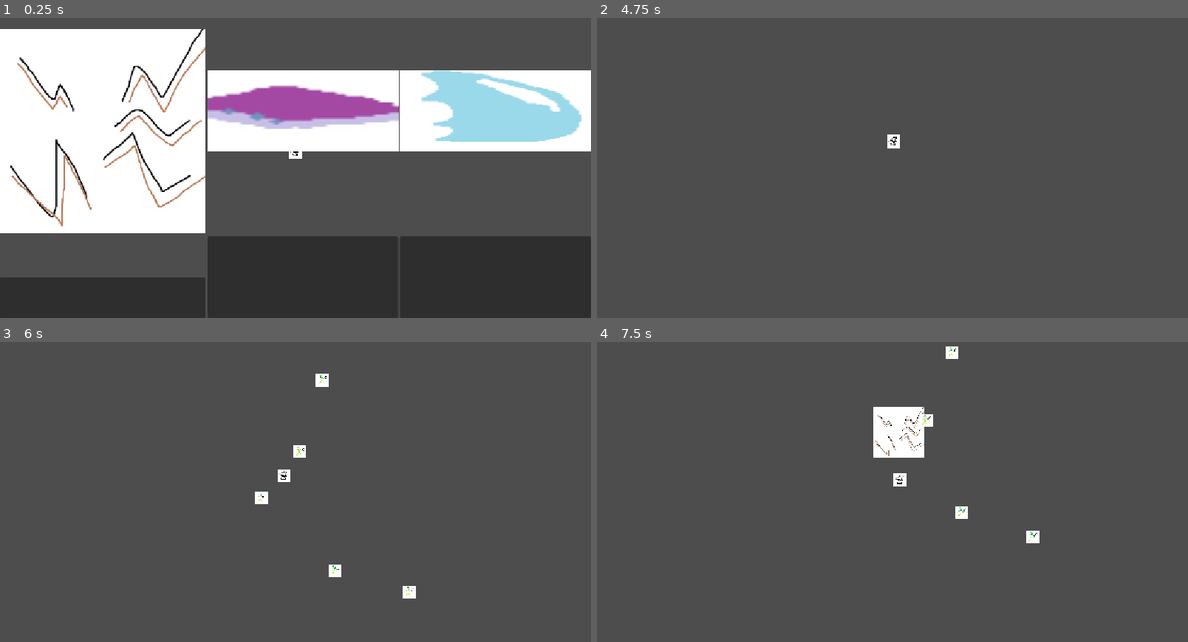
Above: before the commit, frames 1-4 (two rows, left to right).
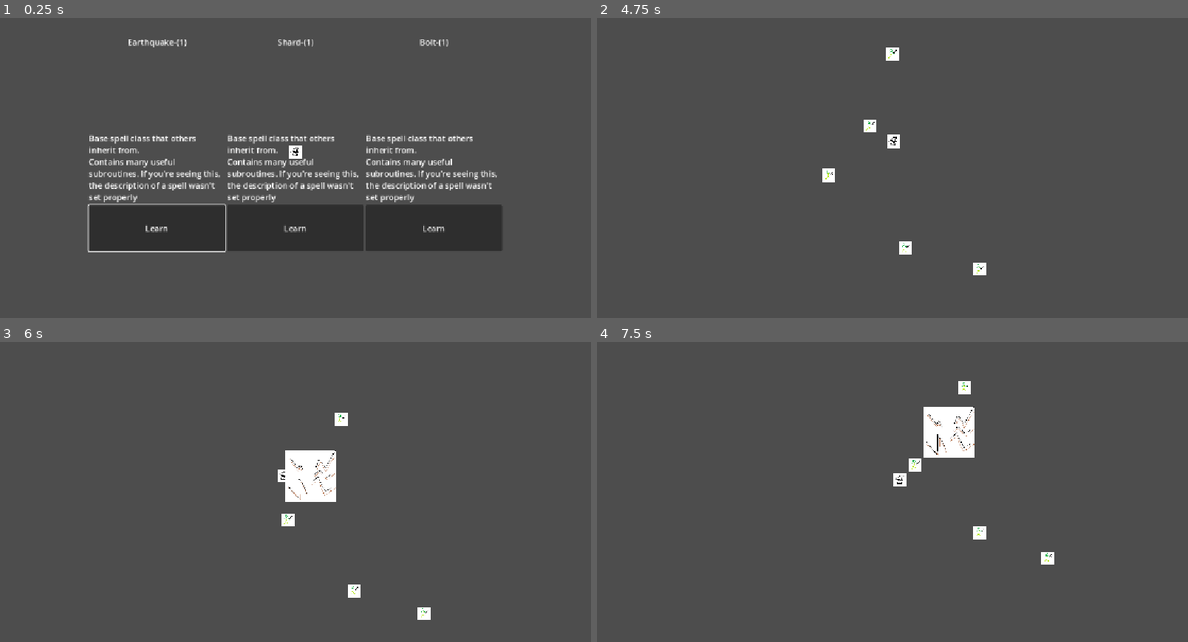
Above: after the commit, the same moments.

Repository: flowerFawn/XP-Based-Leveling
Game: Godot game, scene res://scenes/world.tscn
Two runs of this game, one before a commit and one after it. Both use one fixed random seed, a clock stepped at 60 frames per second and the inputs below. The engine's default icon, where the game draws it, is replaced by a stand-in: a white triangle on a blue panel in a dark square.
Inputs (mouse positions are in pixels of both pictures, inside the frame that each line leads up to):
- Up to frame 1 (0.25 s): no input
- Up to frame 2 (4.75 s): click (756, 228) at 0.5 s, where only the run after the commit has a clickable "Learn"; click (697, 297) at 1.27 s; tap Enter at 2 s; hold D (player_right) 2.03-2.78 s; hold S (player_down) 2.78-3.53 s; hold D (player_right) 3.53-4.28 s; hold W (player_up) from 4.28 s (still down)
- Up to frame 3 (6 s): release W (player_up) at 5.03 s; hold A (player_left) from 5.03 s (still down)
- Up to frame 4 (7.5 s): release A (player_left) at 6.53 s; hold S (player_down) 6.53-7.28 s; hold D (player_right) from 7.28 s (still down)

The runs differ from the first frame. In frame 1, 69% of the frame differs, in the area x 0-100%, y 3-100%; in frame 2, 0.5%; in frame 3, 2.2%; in frame 4, 3.5%.

Commit message:
improvements for gaining spells due to experience
still needs some visual work, but doesn't crash and works with spell levelling

Diff:
--- a/project.godot
+++ b/project.godot
@@ -31,6 +31,14 @@
 
 [input]
 
+ui_accept={
+"deadzone": 0.5,
+"events": [Object(InputEventKey,"resource_local_to_scene":false,"resource_name":"","device":0,"window_id":0,"alt_pressed":false,"shift_pressed":false,"ctrl_pressed":false,"meta_pressed":false,"pressed":false,"keycode":4194309,"physical_keycode":0,"key_label":0,"unicode":0,"location":0,"echo":false,"script":null)
+, Object(InputEventKey,"resource_local_to_scene":false,"resource_name":"","device":0,"window_id":0,"alt_pressed":false,"shift_pressed":false,"ctrl_pressed":false,"meta_pressed":false,"pressed":false,"keycode":4194310,"physical_keycode":0,"key_label":0,"unicode":0,"location":0,"echo":false,"script":null)
+, Object(InputEventKey,"resource_local_to_scene":false,"resource_name":"","device":0,"window_id":0,"alt_pressed":false,"shift_pressed":false,"ctrl_pressed":false,"meta_pressed":false,"pressed":false,"keycode":32,"physical_keycode":0,"key_label":0,"unicode":32,"location":0,"echo":false,"script":null)
+, Object(InputEventJoypadButton,"resource_local_to_scene":false,"resource_name":"","device":-1,"button_index":0,"pressure":0.0,"pressed":true,"script":null)
+]
+}
 player_up={
 "deadzone": 0.2,
 "events": [Object(InputEventKey,"resource_local_to_scene":false,"resource_name":"","device":-1,"window_id":0,"alt_press …(192 unchanged characters)…
--- /dev/null
+++ b/resources/enemy types/loot_goblin.tres
@@ -0,0 +1,18 @@
+[gd_resource type="Resource" script_class="EnemyType" load_steps=5 format=3 uid="uid://dqunbnln7x2n0"]
+
+[ext_resource type="Resource" uid="uid://bdqlvr5dgs8j3" path="res://resources/movement types/reverse_enemy_movement.tres" id="1_4ejvi"]
+[ext_resource type="Script" uid="uid://58cfsa1tna1q" path="res://scripts/resources/base resources/enemy_type.gd" id="1_6kc8s"]
+[ext_resource type="Texture2D" uid="uid://dc1k28qljxgix" path="res://icon.svg" id="3_vs4ks"]
+
+[sub_resource type="CircleShape2D" id="CircleShape2D_r0plg"]
+radius = 50.0
+
+[resource]
+script = ExtResource("1_6kc8s")
+movement_type = ExtResource("1_4ejvi")
+speed = 200.0
+xp_reward = 20.0
+base_health = 100.0
+collision = SubResource("CircleShape2D_r0plg")
+sprite = ExtResource("3_vs4ks")
+metadata/_custom_type_script = "uid://58cfsa1tna1q"
--- a/resources/spell/bolt_1.tres
+++ b/resources/spell/bolt_1.tres
@@ -9,7 +9,7 @@
 
 [resource]
 script = ExtResource("1_tpysc")
-spell_id = &"bolt"
+spell_id = "Bolt"
 next_upgrade = ExtResource("1_w25f6")
 cooldown = 0.3
 damage = 6.0
--- a/resources/spell/bolt_2.tres
+++ b/resources/spell/bolt_2.tres
@@ -9,7 +9,8 @@
 [resource]
 script = ExtResource("1_y6wjd")
 level = 2
-spell_id = &"bolt"
+spell_id = "Bolt"
+level_description = "Gain Speed"
 cooldown = 0.25
 damage = 7.0
 projectile_speed = 45.0
--- a/resources/spell/earthquake_1.tres
+++ b/resources/spell/earthquake_1.tres
@@ -10,7 +10,7 @@
 [resource]
 script = ExtResource("1_n651w")
 level = 1
-spell_id = &"earthquake"
+spell_id = "Earthquake"
 next_upgrade = ExtResource("1_bfrpe")
 cooldown = 5.0
 damage = 12.0
--- a/resources/spell/shard_1.tres
+++ b/resources/spell/shard_1.tres
@@ -8,7 +8,8 @@
 
 [resource]
 script = ExtResource("2_4q8fg")
-spell_id = &"shard"
+level = 1
+spell_id = "Shard"
 next_upgrade = ExtResource("1_ynue0")
 cooldown = 0.5
 damage = 1.0
--- a/resources/spell/shard_2.tres
+++ b/resources/spell/shard_2.tres
@@ -9,7 +9,7 @@
 [resource]
 script = ExtResource("1_qt6js")
 level = 2
-spell_id = &"shard"
+spell_id = "Shard"
 cooldown = 0.05
 damage = 5.0
 shape = SubResource("CircleShape2D_qt6js")
--- a/resources/spell/test_spell.tres
+++ b/resources/spell/test_spell.tres
@@ -1,8 +1,12 @@
-[gd_resource type="Resource" script_class="Spell" load_steps=2 format=3 uid="uid://cg8ak1255fvmy"]
+[gd_resource type="Resource" script_class="Spell" load_steps=3 format=3 uid="uid://cg8ak1255fvmy"]
 
 [ext_resource type="Script" uid="uid://c7qc8cmh1q51h" path="res://scripts/resources/base resources/spell.gd" id="1_vk4wj"]
 
+[sub_resource type="PlaceholderTexture2D" id="PlaceholderTexture2D_vk4wj"]
+size = Vector2(100, 100)
+
 [resource]
 script = ExtResource("1_vk4wj")
+icon = SubResource("PlaceholderTexture2D_vk4wj")
 cooldown = 1.0
 metadata/_custom_type_script = "uid://c7qc8cmh1q51h"
--- a/scenes/menu/spell_option_box.tscn
+++ b/scenes/menu/spell_option_box.tscn
@@ -12,18 +12,24 @@
 
 [node name="SpellName" type="Label" parent="."]
 layout_mode = 2
-size_flags_vertical = 7
+size_flags_horizontal = 4
+size_flags_vertical = 3
 
 [node name="SpellIcon" type="TextureRect" parent="."]
 layout_mode = 2
+size_flags_horizontal = 4
 size_flags_vertical = 7
+stretch_mode = 2
 
-[node name="SpellDesc" type="Label" parent="."]
+[node name="SpellDesc" type="RichTextLabel" parent="."]
 layout_mode = 2
-size_flags_vertical = 7
+size_flags_vertical = 3
+bbcode_enabled = true
+fit_content = true
 
 [node name="SpellButton" type="Button" parent="."]
 layout_mode = 2
 size_flags_vertical = 7
+text = "Learn"
 
 [connection signal="pressed" from="SpellButton" to="." method="_on_spell_button_pressed"]
--- a/scenes/menu/spell_option_menu.tscn
+++ b/scenes/menu/spell_option_menu.tscn
@@ -5,10 +5,11 @@
 [node name="CanvasLayer" type="CanvasLayer"]
 
 [node name="SpellOptionMenu" type="HBoxContainer" parent="."]
-visible = false
-anchors_preset = 15
-anchor_right = 1.0
-anchor_bottom = 1.0
+anchors_preset = -1
+anchor_left = 0.15
+anchor_top = 0.15
+anchor_right = 0.85
+anchor_bottom = 0.8
 grow_horizontal = 2
 grow_vertical = 2
 script = ExtResource("1_tpnae")
--- a/scripts/autoloads/spell_shop.gd
+++ b/scripts/autoloads/spell_shop.gd
@@ -1,5 +1,4 @@
 extends Node
-
 var spell_option_menu:SpellOptionMenu
 
 var spell_xp:float = 0:
@@ -13,18 +12,29 @@
 var current_spell_pool:Array[Spell] = [load("uid://7vmgb80p33sl"),
 load("uid://ciomfgvjduepp"), load("uid://dh4308dsgb1xc")]
 
-##Not used outside of testing
-func award_random_spell() -> void:
+#Not used outside of testing
+#func award_random_spell() -> void:
 	#for now just fully random what spell you get
-	if current_spell_pool.is_empty():
-		return
-	var new_spell:Spell = pop_random_spell()
-	GameInfo.player.add_spell(new_spell)
-	if new_spell.next_upgrade != null:
-		add_spell_to_pool(new_spell.next_upgrade)
+	#if current_spell_pool.is_empty():
+		#return
+	#var new_spell:Spell = pop_random_spell()
+	#GameInfo.player.add_spell(new_spell)
+	#if new_spell.next_upgrade != null:
+		#add_spell_to_pool(new_spell.next_upgrade)
 
-func get_random_spell() -> Spell:
-	var picked_spell_index:int = GameInfo.rnd.randi_range(0, len(current_spell_pool) - 1)
+###exclude_list should only ever include spells in the current spell pool. Hopefully. Unless you misuse it KRIS
+##I don't think kris is ever going to touch the codebase lmao. It will be April who causes these issues (me).
+##This is important because the detection for not having enough possible spells is based on length
+func get_random_spell(exclude_list:Array[Spell] = []) -> Spell:
+	if len(current_spell_pool) == 0 or len(exclude_list) >= len(current_spell_pool):
+		print("Out of spells!!!!!!")
+		return preload("uid://cg8ak1255fvmy")
+	var non_duplicate:bool = false
+	var picked_spell_index:int
+	while not non_duplicate:
+		picked_spell_index = GameInfo.rnd.randi_range(0, len(current_spell_pool) - 1)
+		if not exclude_list.has(current_spell_pool[picked_spell_index]):
+			non_duplicate = true
 	return current_spell_pool[picked_spell_index]
 
 func pop_random_spell() -> Spell:
@@ -47,4 +57,4 @@
 
 #currently always gives 3, maybe change the count?
 func award_spell_option() -> void:
-	spell_option_menu.show_spell_options([get_random_spell(), get_random_spell(), get_random_spell()])
+	spell_option_menu.show_random_spell_options()
--- a/scripts/game_controller.gd
+++ b/scripts/game_controller.gd
@@ -23,5 +23,6 @@
 		spawn_position = Vector2(GameInfo.rnd.randi_range(GameInfo.player_position.x - 1000, GameInfo.player_position.x + 1000),
 		GameInfo.rnd.randi_range(GameInfo.player_position.y - 1000, GameInfo.player_position.y + 1000))
 	var new_enemy:Enemy = Enemy.new_enemy(preload("uid://bg3osrk3a4ni5"))
+	#var new_enemy:Enemy = Enemy.new_enemy(preload("uid://dqunbnln7x2n0"))
 	GameInfo.enemy_holder.add_child(new_enemy)
 	new_enemy.global_position = spawn_position
--- a/scripts/resources/base resources/spell.gd
+++ b/scripts/resources/base resources/spell.gd
@@ -3,9 +3,15 @@
 ##The resource used for spells that are repeatedly cast as attacks. Contains the functions to cast the spell.
 ##These variables tend to be used differently by different spells, and not all fields will be used by all spells.
 @export_group("Technical")
-##The level of this spell, starting at 1. Important for removing the previous level of spell
-@export_range(1, 20) var level:int
-@export var spell_id:StringName
+##The level of this spell, starting at 1. Important for removing the previous level of spell, and menus
+@export_range(1, 20) var level:int  = 1
+##Name of the spell in text, shown in menus
+@export var spell_id:String
+##The second half of the description in menus, unique to each level. this is added to the end of the description
+##The part before this is the base description, set in the class itself
+@export var level_description:String
+##The Image used in
+@export var icon:Texture2D
 ##The spell that will be added to the spell pool when this spell is chosen. If left null there are no more upgrades to this spell
 @export var next_upgrade:Spell
 @export_group("Effects")
@@ -20,6 +26,9 @@
 @export var texture:Texture2D
 ##Scale that may be used with a purely visual effect
 @export var visual_scale:float = 1
+
+var base_description:String = "Base spell class that others inherit from.
+Contains many useful subroutines. If you're seeing this, the description of a spell wasn't set properly"
 
 func cast(player:Player, spell_handler:SpellHandler) -> void:
 	print("A")
--- a/scripts/resources/inherited resources/enemy movement types/e_movement_reverse.gd
+++ b/scripts/resources/inherited resources/enemy movement types/e_movement_reverse.gd
@@ -1,4 +1,8 @@
 extends EnemyMovementType
 class_name EnemyMovementReverse
 func get_enemy_direction(enemy_position:Vector2, player_position:Vector2) -> Vector2:
-		return -(enemy_position.direction_to(player_position))
+	var to_player:Vector2 = player_position - enemy_position
+	if to_player.x ** 2 + to_player.y ** 2 > 5000 ** 2:
+		return Vector2.ZERO
+	else:
+		return -(to_player.normalized())
--- a/scripts/spell_option_box.gd
+++ b/scripts/spell_option_box.gd
@@ -5,13 +5,18 @@
 
 @export var name_label:Label
 @export var icon:TextureRect
-@export var desc_label:Label
+@export var desc_label:RichTextLabel
 @export var button:Button
 var represents_spell:Spell
 
 func set_spell(spell:Spell):
 	represents_spell = spell
-	icon.texture = spell.texture
+	icon.texture = spell.icon
+	name_label.text = "%s-(%s)" % [spell.spell_id, str(spell.level)]
+	desc_label.text = spell.base_description + "\n" + spell.level_description
 
 func _on_spell_button_pressed() -> void:
 	emit_signal("spell_picked", represents_spell)
+
+func select_box() -> void:
+	button.grab_focus()
--- a/scripts/spell_option_menu.gd
+++ b/scripts/spell_option_menu.gd
@@ -2,15 +2,38 @@
 class_name SpellOptionMenu
 const SPELL_OPTION_BOX:PackedScene = preload("uid://cs5x04qv7e47i")
 
-func show_spell_options(spells:Array[Spell]) -> void:
+func _input(event: InputEvent) -> void:
+	pass
+
+##The different spells will be unique
+func show_random_spell_options(option_count:int = 3) -> void:
 	get_tree().paused = true
 	var new_spell_option_box:SpellOptionBox
 	visible = true
-	for spell:Spell in spells:
+	var spells_already_picked:Array[Spell]
+	var spell:Spell
+	for n in range(0, option_count):
+		spell = SpellShop.get_random_spell(spells_already_picked)
+		spells_already_picked.append(spell)
 		new_spell_option_box = SPELL_OPTION_BOX.instantiate()
 		new_spell_option_box.set_spell(spell)
 		new_spell_option_box.spell_picked.connect(spell_chosen)
 		add_child(new_spell_option_box)
+	var first_box:SpellOptionBox = get_child(0)
+	first_box.select_box()
+
+func show_set_spell_options(spells:Array[Spell]):
+	get_tree().paused = true
+	var new_spell_option_box:SpellOptionBox
+	visible = true
+	for spell in spells:
+		new_spell_option_box = SPELL_OPTION_BOX.instantiate()
+		new_spell_option_box.set_spell(spell)
+		new_spell_option_box.spell_picked.connect(spell_chosen)
+		add_child(new_spell_option_box)
+	var first_box:SpellOptionBox = get_child(0)
+	first_box.select_box()
+
 
 func spell_chosen(spell:Spell):
 	for child in get_children():
